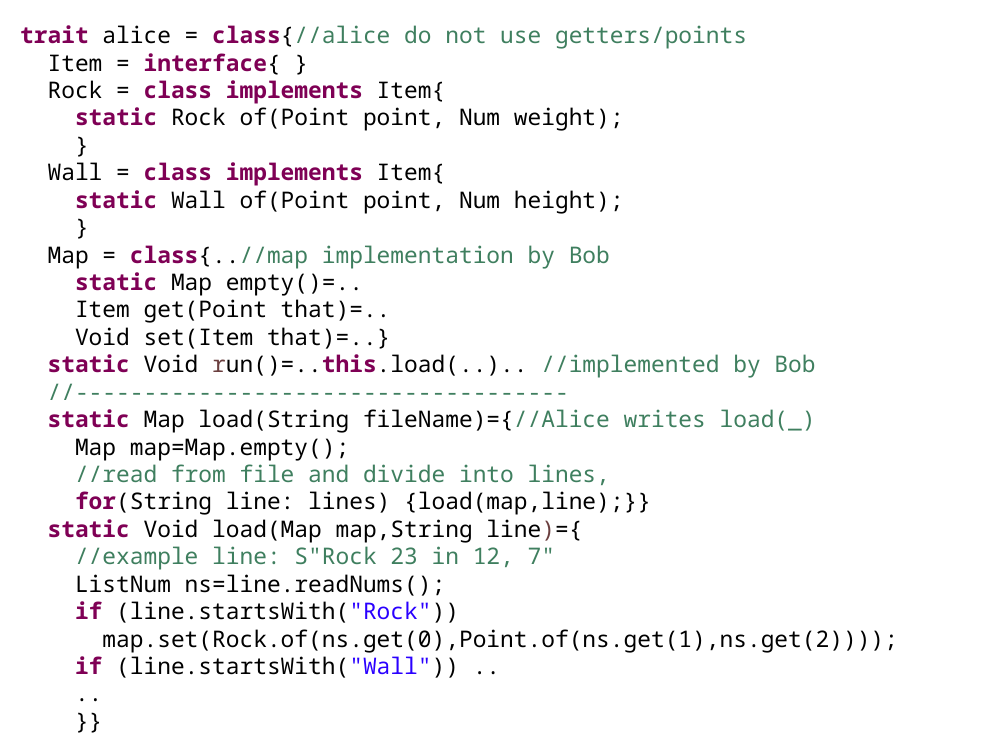
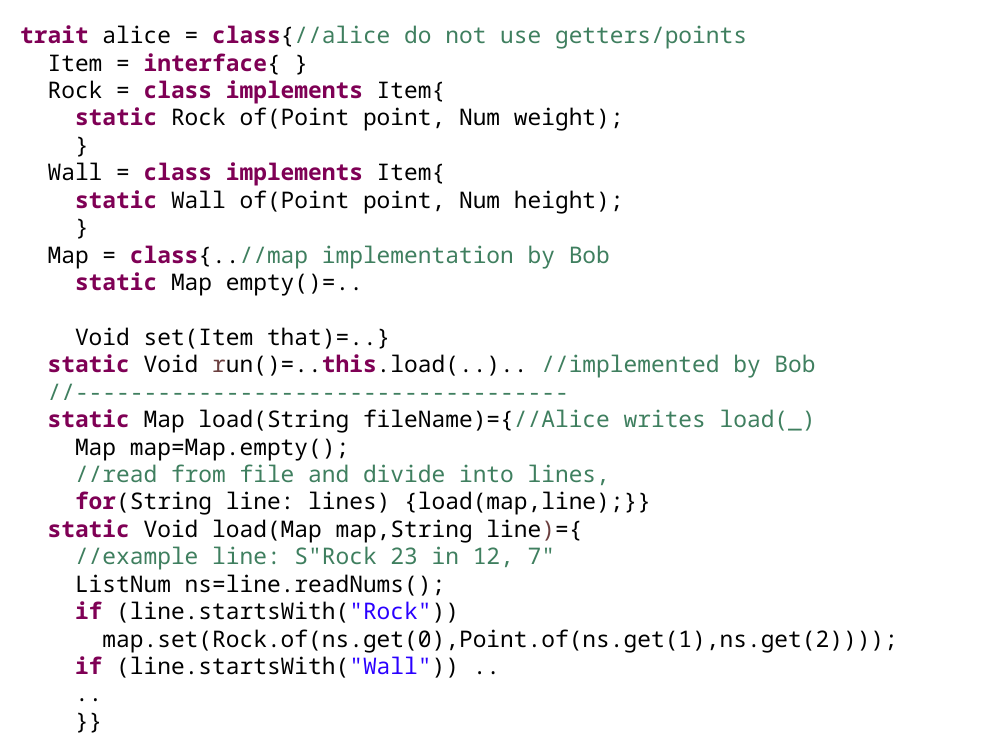
Before and after one commit to ElvisResearchGroup/L42, a slide deck: slide 12 of Main/papers/Sapling1/SaplingTalk.odp. Drawn at 1008x756 pixels with LibreOffice and Linux fonts; fonts in the diff are those of the drawing. Boxes give left, top, right and bottom in pixels: in the first picture for what was removed or moved away, otherwise in the second. Text is boxed around its words. In the diff, an @@ line names an element or a change of style, - is before the commit and + after.

```diff
--- a/Main/papers/Sapling1/SaplingTalk.odp
+++ b/Main/papers/Sapling1/SaplingTalk.odp
@@ text at [75, 299, 391, 323]: paragraph removed @@
-Item get(Point that)=..
```
Also in this commit, not shown: 8 other slides changed, 1 slide added, 3 other files.
